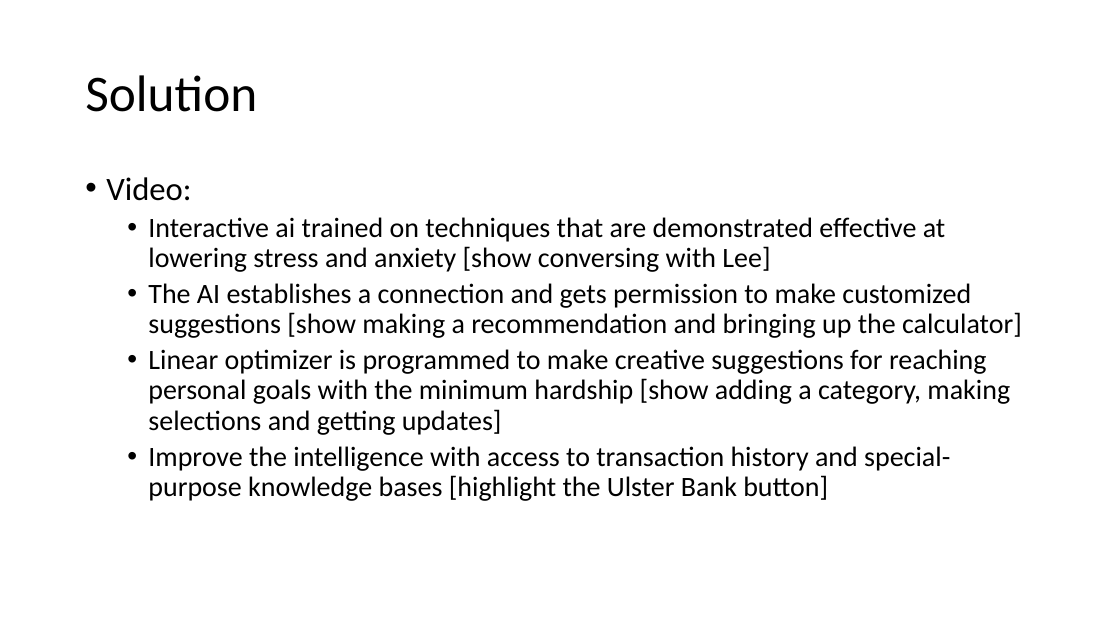
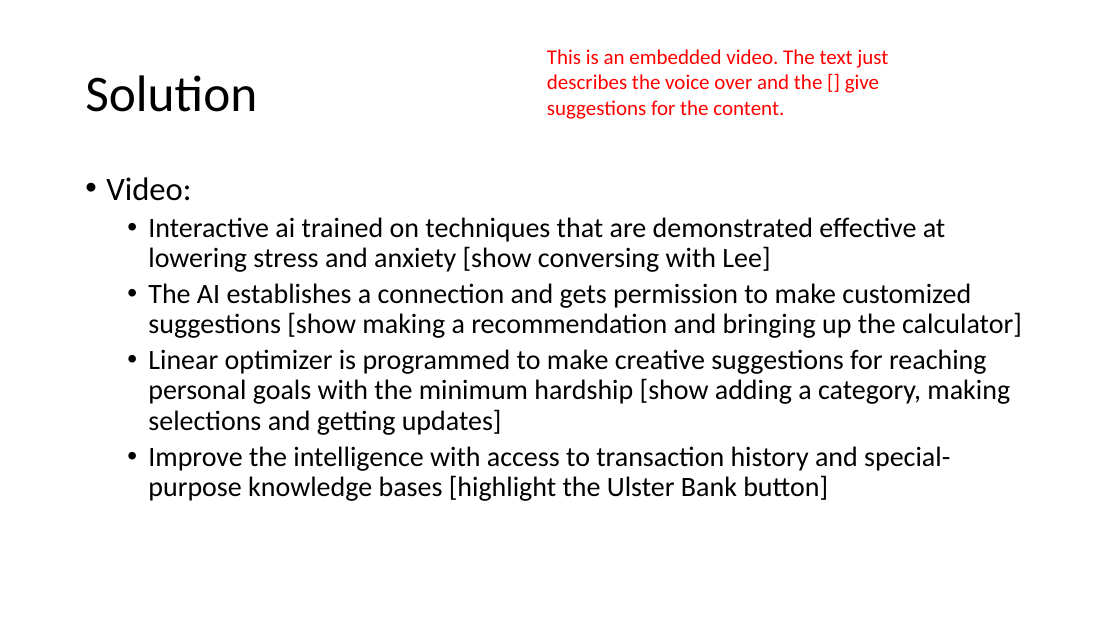
Before and after one commit to dxc-technology/AI-Remote-Worker-Assistant, a slide deck: slide 2 of Creative/Ulster Bank Hackathon Pitch Deck.pptx. Drawn at 1120x630 pixels with LibreOffice and Linux fonts; fonts in the diff are those of the drawing. Boxes give left, top, right and bottom in pixels: in the first picture for what was removed or moved away, otherwise in the second. Text is boxed around its words. In the diff, an @@ line names an element or a change of style, - is before the commit and + after.

Commit message:
creative needed to create a video and presentation

```diff
--- a/Creative/Ulster Bank Hackathon Pitch Deck.pptx
+++ b/Creative/Ulster Bank Hackathon Pitch Deck.pptx
@@ text added at [547, 49, 888, 119], 18 pt, text #FF0000 @@
+This is an embedded video. The text just describes the voice over and the [] give suggestions for the content.
```
Also in this commit, not shown: 4 other slides changed, 2 other files.
